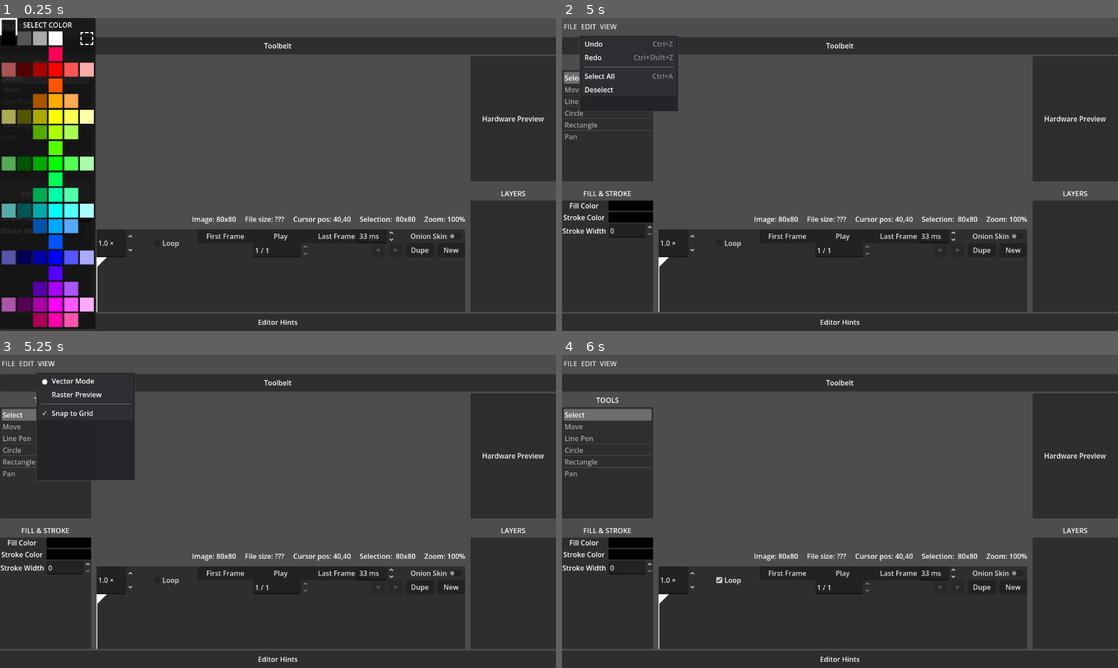
Above: before the commit, frames 1-4 (two rows, left to right).
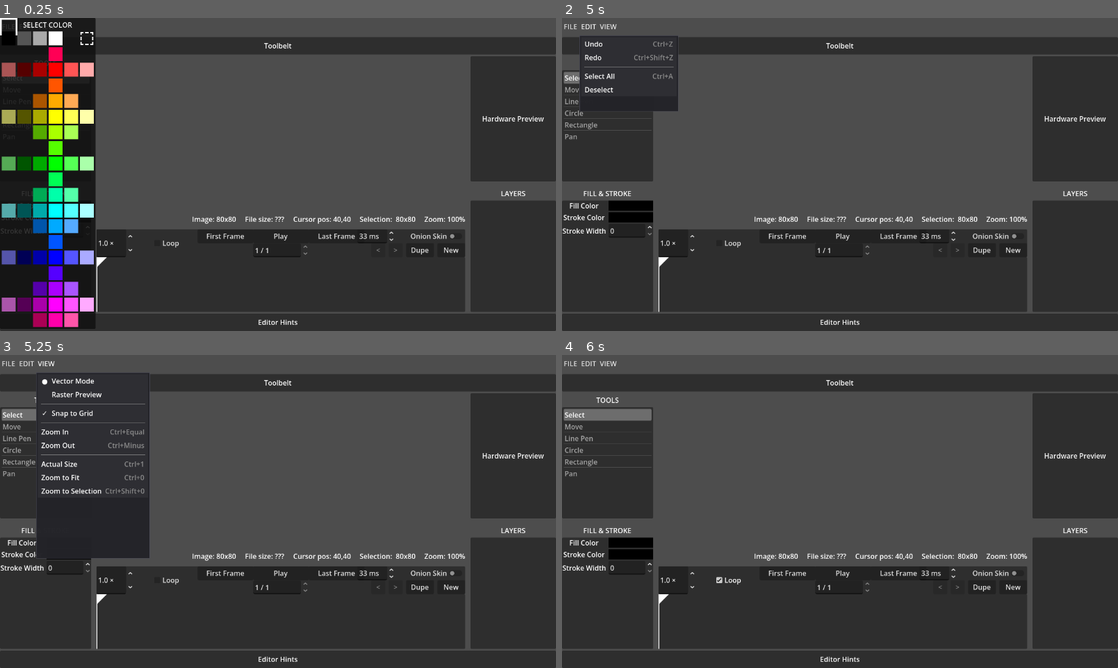
Above: after the commit, the same moments.

Repository: erlog135/Ripple
Game: Godot game, scene res://scenes/Editor.tscn
Two runs of this game, one before a commit and one after it. Both use one fixed random seed, a clock stepped at 60 frames per second and the inputs below.
Inputs:
- Up to frame 1 (0.25 s): no input
- Up to frame 2 (5 s): click "Play" at 0.5 s; click "Play" at 1.25 s; click "New" at 2 s; click "New" at 2.75 s; click "FILE" at 3.5 s; click "EDIT" at 4.25 s
- Up to frame 3 (5.25 s): click "VIEW" at 5 s
- Up to frame 4 (6 s): click "Loop" at 5.75 s

Frames 1-2 are identical in both runs. In frame 3, 4.9% of the frame differs, in the area x 6-27%, y 5-66%; in frame 4, nothing differs.

Commit message:
add zoom shortcuts

Diff:
--- a/data/draw_command.gd
+++ b/data/draw_command.gd
@@ -12,3 +12,18 @@
 var circle_radius: int
 
 var points: PackedVector2Array
+
+
+func get_bounding_box() -> Rect2:
+	if points.is_empty():
+		return Rect2()
+	if draw_type == Type.CIRCLE:
+		var half := float(circle_radius) + stroke_width * 0.5
+		return Rect2(points[0] - Vector2(half, half), Vector2(half, half) * 2.0)
+	var min_p := points[0]
+	var max_p := points[0]
+	for p: Vector2 in points:
+		min_p = min_p.min(p)
+		max_p = max_p.max(p)
+	var margin := stroke_width * 0.5
+	return Rect2(min_p - Vector2(margin, margin), max_p - min_p + Vector2(margin, margin) * 2.0)
--- a/managers/editor_state.gd
+++ b/managers/editor_state.gd
@@ -8,6 +8,7 @@
 signal mouse_position_changed(screen_pos: Vector2)
 signal zoom_changed(screen_pos: Vector2, zoom_factor: float)
 signal pan_changed(screen_offset: Vector2)
+signal view_changed
 signal drag_updated(offset: Vector2, dragging: bool)
 
 signal current_frame_changed(frame: int)
@@ -48,6 +49,8 @@
 var current_zoom: float = 1.0
 var current_pan: Vector2 = Vector2.ZERO
 var current_camera_pos: Vector2 = Vector2.ZERO
+## Size of the canvas input area (used for fit-to-document / fit-to-selection).
+var canvas_viewport_size: Vector2 = Vector2.ZERO
 var drag_offset: Vector2 = Vector2.ZERO
 var is_dragging_selection: bool = false
 
@@ -177,16 +180,90 @@
 	render_mode = mode
 	render_mode_changed.emit(render_mode)
 
+func set_canvas_viewport_size(size: Vector2) -> void:
+	if canvas_viewport_size == size:
+		return
+	canvas_viewport_size = size
+	update_canvas_area_rect(Rect2(Vector2.ZERO, size))
+
+
+func _update_view(new_pos: Vector2, new_zoom: float) -> void:
+	current_camera_pos = new_pos
+	current_zoom = clampf(new_zoom, MIN_ZOOM, MAX_ZOOM)
+	view_changed.emit()
+
+
 func zoom_in(screen_pos: Vector2) -> void:
 	var factor := 1.0 + ZOOM_STEP
 	current_zoom = clamp(current_zoom * factor, MIN_ZOOM, MAX_ZOOM)
 	zoom_changed.emit(screen_pos, factor)
 
+
 func zoom_out(screen_pos: Vector2) -> void:
 	var factor := 1.0 - ZOOM_STEP
 	current_zoom = clamp(current_zoom * factor, MIN_ZOOM, MAX_ZOOM)
 	zoom_changed.emit(screen_pos, factor)
 
+
+func zoom_in_centered() -> void:
+	_update_view(current_camera_pos, current_zoom * 1.25)
+
+
+func zoom_out_centered() -> void:
+	_update_view(current_camera_pos, current_zoom / 1.25)
+
+
+func zoom_actual_size() -> void:
+	var image := ProjectData.get_current_image()
+	var center := Vector2(image.bounds) / 2.0 if image != null else Vector2.ZERO
+	_update_view(center, 1.0)
+
+
+func zoom_to_document(viewport_size: Vector2) -> void:
+	var image := ProjectData.get_current_image()
+	if image == null or viewport_size == Vector2.ZERO:
+		return
+	var doc_size := Vector2(image.bounds)
+	if doc_size.x <= 0.0 or doc_size.y <= 0.0:
+		return
+	var padding := 0.9
+	var scale_x := viewport_size.x / doc_size.x
+	var scale_y := viewport_size.y / doc_size.y
+	var fit_scale := minf(scale_x, scale_y) * padding
+	_update_view(doc_size / 2.0, fit_scale)
+
+
+func zoom_to_selection(viewport_size: Vector2) -> void:
+	if selected_command_indices.is_empty() or viewport_size == Vector2.ZERO:
+		return
+	var commands := ProjectData.get_current_commands()
+	var selection_rect: Rect2
+	for i: int in range(selected_command_indices.size()):
+		var idx: int = selected_command_indices[i]
+		if idx < 0 or idx >= commands.size():
+			continue
+		var bounds: Rect2 = commands[idx].get_bounding_box()
+		if bounds.size == Vector2.ZERO:
+			continue
+		if selection_rect.size == Vector2.ZERO:
+			selection_rect = bounds
+		else:
+			selection_rect = selection_rect.merge(bounds)
+	if selection_rect.size == Vector2.ZERO:
+		return
+	selection_rect = selection_rect.grow(5.0)
+	var scale_x := viewport_size.x / selection_rect.size.x
+	var scale_y := viewport_size.y / selection_rect.size.y
+	var fit_scale := minf(scale_x, scale_y)
+	_update_view(selection_rect.get_center(), fit_scale)
+
+
+func fit_document_to_view() -> void:
+	if canvas_viewport_size == Vector2.ZERO:
+		call_deferred("fit_document_to_view")
+		return
+	zoom_to_document(canvas_viewport_size)
+
 func pan(screen_offset: Vector2) -> void:
 	current_pan += screen_offset
 	pan_changed.emit(screen_offset)
--- a/managers/fileman.gd
+++ b/managers/fileman.gd
@@ -3,7 +3,10 @@
 signal pdc_loaded(pdc: DrawCommandSequence)
 
 func _ready():
-	pdc_loaded.connect(func(pdc: DrawCommandSequence): ProjectData.set_current_sequence(pdc))
+	pdc_loaded.connect(func(pdc: DrawCommandSequence):
+		ProjectData.set_current_sequence(pdc)
+		EditorState.fit_document_to_view()
+	)
 
 func new_file():
 	print_debug("hi")
--- a/managers/menu_dispatcher.gd
+++ b/managers/menu_dispatcher.gd
@@ -27,6 +27,16 @@
 		"view_grid_snap":
 			EditorState.grid_snap = not EditorState.grid_snap
 			menu_state_changed.emit()
+		"view_zoom_in":
+			EditorState.zoom_in_centered()
+		"view_zoom_out":
+			EditorState.zoom_out_centered()
+		"view_zoom_actual":
+			EditorState.zoom_actual_size()
+		"view_zoom_document":
+			EditorState.zoom_to_document(EditorState.canvas_viewport_size)
+		"view_zoom_selection":
+			EditorState.zoom_to_selection(EditorState.canvas_viewport_size)
 		_:
 			push_warning("MenuDispatcher: unknown action '%s'" % action_id)
 
--- a/managers/menu_schema.gd
+++ b/managers/menu_schema.gd
@@ -97,5 +97,37 @@
 				"type": "checkbox",
 				"label": "Snap to Grid",
 			},
+			{"type": "separator"},
+			{
+				"id": "view_zoom_in",
+				"type": "action",
+				"label": "Zoom In",
+				"shortcut": shortcut(KEY_EQUAL, true),
+			},
+			{
+				"id": "view_zoom_out",
+				"type": "action",
+				"label": "Zoom Out",
+				"shortcut": shortcut(KEY_MINUS, true),
+			},
+			{"type": "separator"},
+			{
+				"id": "view_zoom_actual",
+				"type": "action",
+				"label": "Actual Size",
+				"shortcut": shortcut(KEY_1, true),
+			},
+			{
+				"id": "view_zoom_document",
+				"type": "action",
+				"label": "Zoom to Fit",
+				"shortcut": shortcut(KEY_0, true),
+			},
+			{
+				"id": "view_zoom_selection",
+				"type": "action",
+				"label": "Zoom to Selection",
+				"shortcut": shortcut(KEY_0, true, true),
+			},
 		],
 	}
--- a/scenes/interface/document_camera.gd
+++ b/scenes/interface/document_camera.gd
@@ -4,12 +4,12 @@
 func _ready() -> void:
 	EditorState.zoom_changed.connect(_on_zoom_changed)
 	EditorState.pan_changed.connect(_on_pan_changed)
-	Fileman.pdc_loaded.connect(_on_pdc_loaded)
+	EditorState.view_changed.connect(_on_view_changed)
 
 
-func _on_pdc_loaded(sequence: DrawCommandSequence) -> void:
-	position = Vector2(sequence.frames[0].bounds) / 2.0
-	EditorState.current_camera_pos = position
+func _on_view_changed() -> void:
+	position = EditorState.current_camera_pos
+	zoom = Vector2(EditorState.current_zoom, EditorState.current_zoom)
 
 
 func _on_zoom_changed(screen_pos: Vector2, zoom_factor: float) -> void:
--- a/scenes/interface/document_gizmos.gd
+++ b/scenes/interface/document_gizmos.gd
@@ -21,6 +21,7 @@
 	ProjectData.data_changed.connect(_on_data_changed)
 	EditorState.current_frame_changed.connect(_on_current_frame_changed)
 	EditorState.zoom_changed.connect(_on_zoom_changed)
+	EditorState.view_changed.connect(_on_view_changed)
 	EditorState.selection_changed.connect(_on_selection_changed)
 	EditorState.tool_changed.connect(_on_tool_changed)
 	EditorState.drag_updated.connect(_on_drag_updated)
@@ -35,6 +36,10 @@
 
 
 func _on_zoom_changed(_screen_pos: Vector2, _factor: float) -> void:
+	queue_redraw()
+
+
+func _on_view_changed() -> void:
 	queue_redraw()
 
 func _on_selection_changed(_by_user: bool) -> void:
--- a/scenes/interface/hud_layer.gd
+++ b/scenes/interface/hud_layer.gd
@@ -11,6 +11,7 @@
 	EditorState.mouse_position_changed.connect(_on_mouse_position_changed)
 	ProjectData.data_changed.connect(_on_data_changed)
 	EditorState.zoom_changed.connect(_on_zoom_changed)
+	EditorState.view_changed.connect(_on_view_changed)
 	EditorState.selection_changed.connect(_on_selection_changed)
 	EditorState.drag_updated.connect(_on_drag_updated)
 
@@ -26,8 +27,16 @@
 	var current_frame_bounds := current_image.bounds
 	image_dimensions.text = "Image: %d x %d" % [current_frame_bounds.x, current_frame_bounds.y]
 
-func _on_zoom_changed(_screen_pos: Vector2, _factor: float):
-	zoom_level.text = "Zoom: %d%%" % int(EditorState.current_zoom*100.0)
+func _on_zoom_changed(_screen_pos: Vector2, _factor: float) -> void:
+	_update_zoom_label()
+
+
+func _on_view_changed() -> void:
+	_update_zoom_label()
+
+
+func _update_zoom_label() -> void:
+	zoom_level.text = "Zoom: %d%%" % int(EditorState.current_zoom * 100.0)
 
 func _on_selection_changed(_by_user: bool) -> void:
 	_update_selection_dimensions()
--- a/scenes/interface/input_layer.gd
+++ b/scenes/interface/input_layer.gd
@@ -11,7 +11,13 @@
 
 
 func _ready() -> void:
+	EditorState.set_canvas_viewport_size(get_rect().size)
 	EditorState.tool_changed.connect(_on_tool_changed)
+
+
+func _notification(what: int) -> void:
+	if what == NOTIFICATION_RESIZED:
+		EditorState.set_canvas_viewport_size(get_rect().size)
 
 
 func _gui_input(event: InputEvent) -> void:
